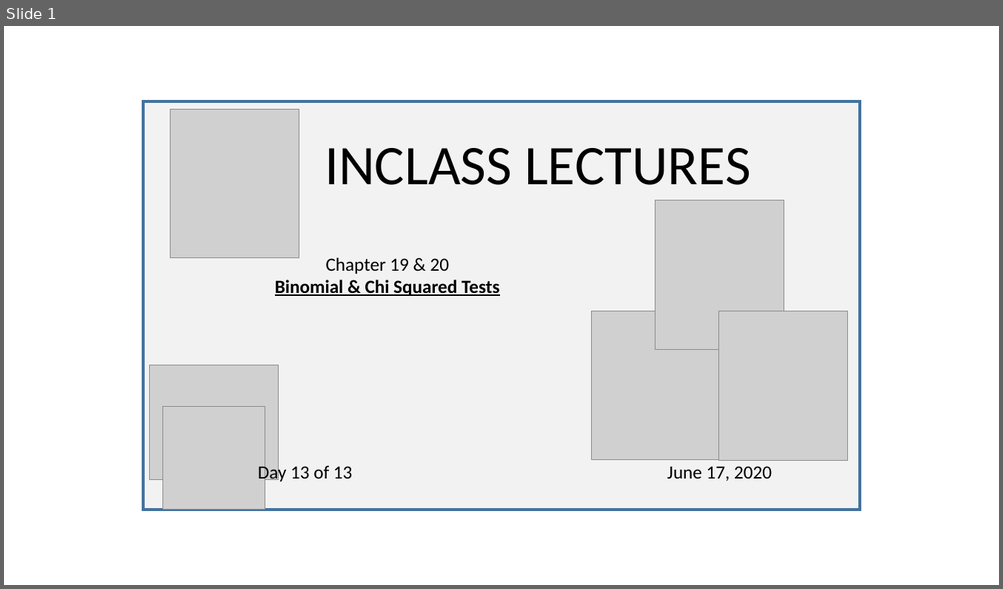
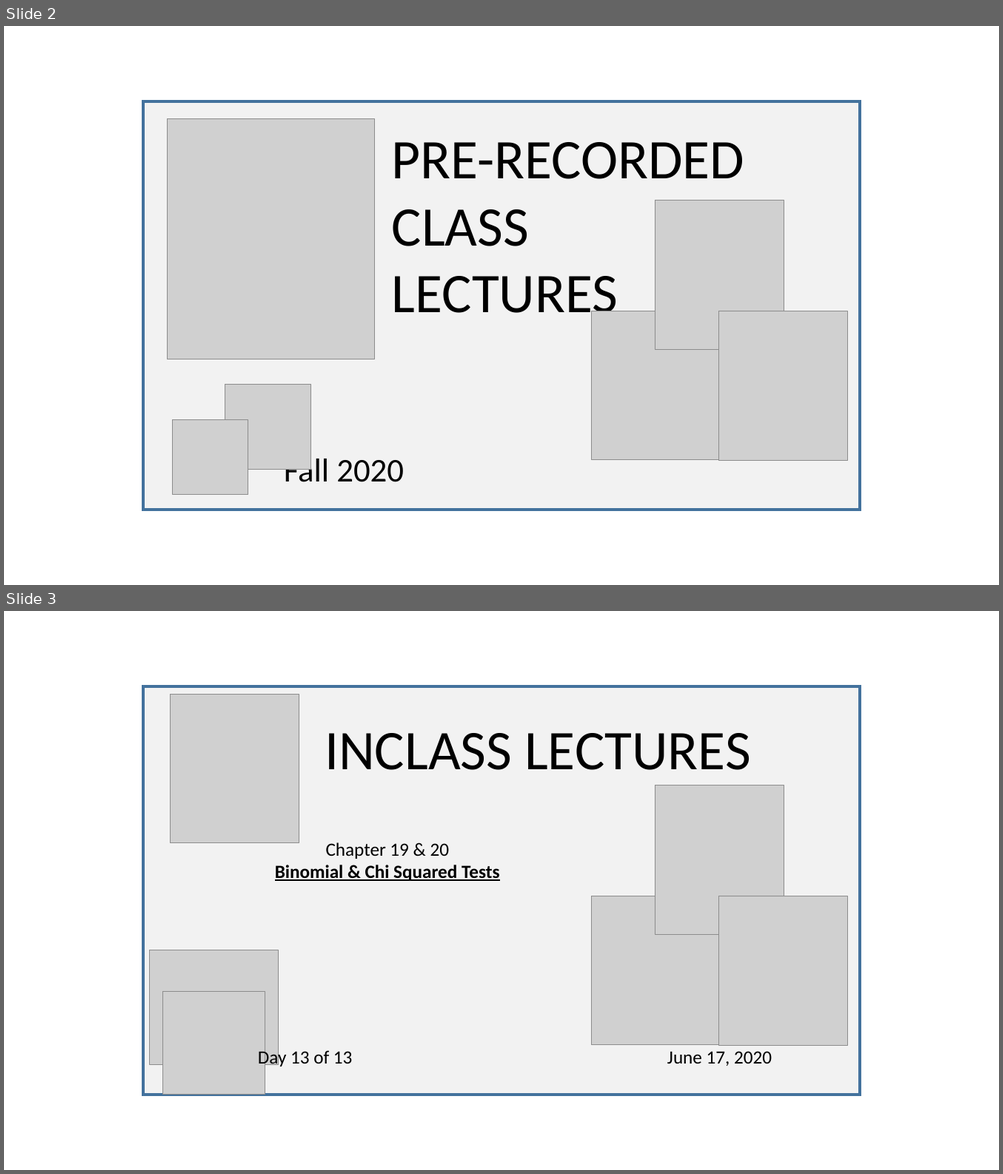
Before and after one commit to SarBearSchwartz/SarBearSchwartz.github.io, a slide deck: static/img/youtube_thumbnails/video_thumbnail_building.pptx. Shown one above the other, each under a label of ours: slide 1 before the commit, slides 2 and 3 after it. The pictures are 1003x589 and 1003x1174 pixels, drawn with LibreOffice and Linux fonts; fonts in the diff are those of the drawing; grey boxes stand for pictures. Boxes give left, top, right and bottom in pixels: in the first picture for what was removed or moved away, otherwise in the second. Text is boxed around its words. In the diff, an @@ line names an element or a change of style, - is before the commit and + after.

```diff
--- a/static/img/youtube_thumbnails/video_thumbnail_building.pptx
+++ b/static/img/youtube_thumbnails/video_thumbnail_building.pptx
@@ slide 2 added at [4,26,999,585], background #FFFFFF @@
@@ rectangle added at [144,101,859,510], fill #F2F2F2, outline #43739E 3 pt @@
@@ picture added at [168,119,375,360] @@
@@ text added at [392,142,745,326], 54 pt, text #000000 @@
+PRE-RECORDED
+CLASS
+LECTURES
@@ picture added at [655,201,785,350] @@
@@ picture added at [591,311,720,460] @@
@@ picture added at [719,312,848,461] @@
@@ picture added at [225,385,310,470] @@
@@ picture added at [173,420,248,495] @@
@@ text added at [284,454,404,483], 32 pt, text #000000 @@
+Fall 2020
@@ what was slide 1 is now slide 3 @@
```
Also in this commit, not shown: 1 other slide added, 2 other files.
